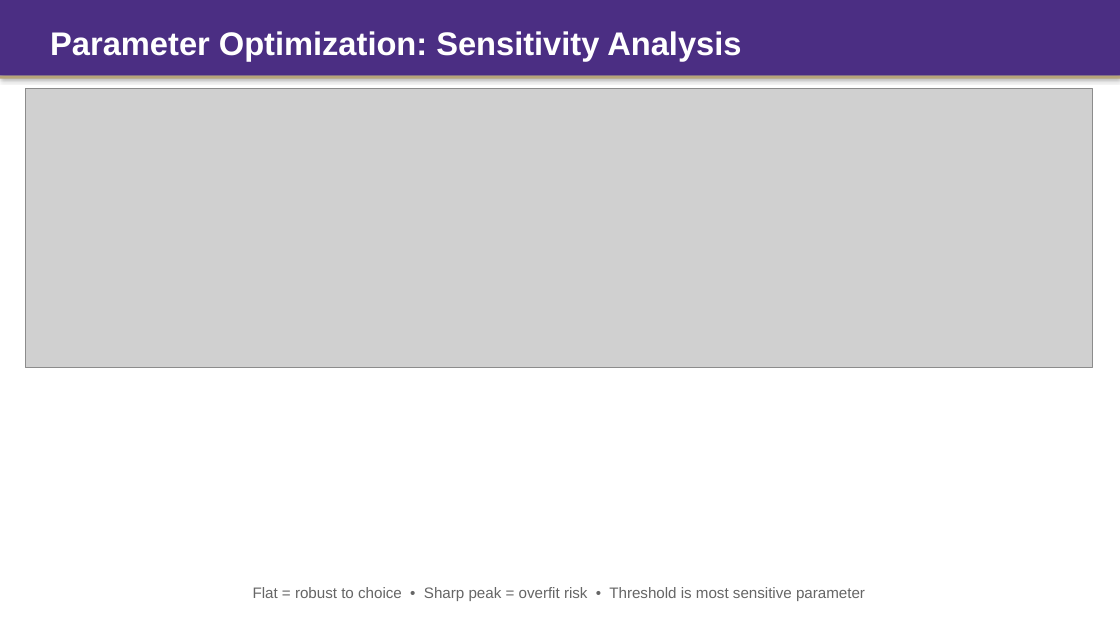
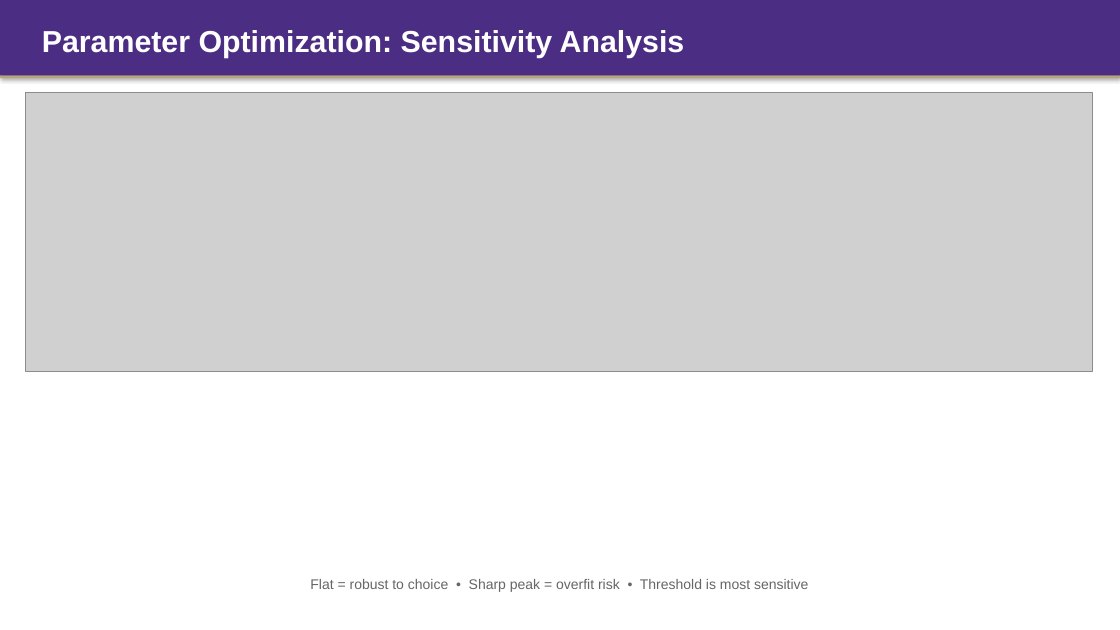
Before and after one commit to Tyche1107/Strategy-project, a slide deck: slide 10 of CFRM522_Presentation.pptx. Drawn at 1120x630 pixels with LibreOffice and Linux fonts; fonts in the diff are those of the drawing; grey boxes stand for pictures. Boxes give left, top, right and bottom in pixels: in the first picture for what was removed or moved away, otherwise in the second. Text is boxed around its words. In the diff, an @@ line names an element or a change of style, - is before the commit and + after.

```diff
--- a/CFRM522_Presentation.pptx
+++ b/CFRM522_Presentation.pptx
@@ text "Parameter Optimization: Sensitivity Analysis": place and size @@
-text "Parameter Optimization: Sensitivity Analysis" at box(50, 31, 741, 61)
+text "Parameter Optimization: Sensitivity Analysis" at box(42, 30, 685, 58)
@@ text "Parameter Optimization: Sensitivity Analysis" at box(42, 30, 685, 58): size 28 to 26 pt @@
@@ picture: place and size @@
-picture at box(25, 88, 1092, 368)
+picture at box(25, 92, 1092, 372)
@@ text at box(310, 579, 808, 592): text changed; size 13 to 12 pt @@
-Flat = robust to choice • Sharp peak = overfit risk • Threshold is most sensitive parameter
+Flat = robust to choice • Sharp peak = overfit risk • Threshold is most sensitive
```
Also in this commit, not shown: 14 other slides changed, 2 other files.
